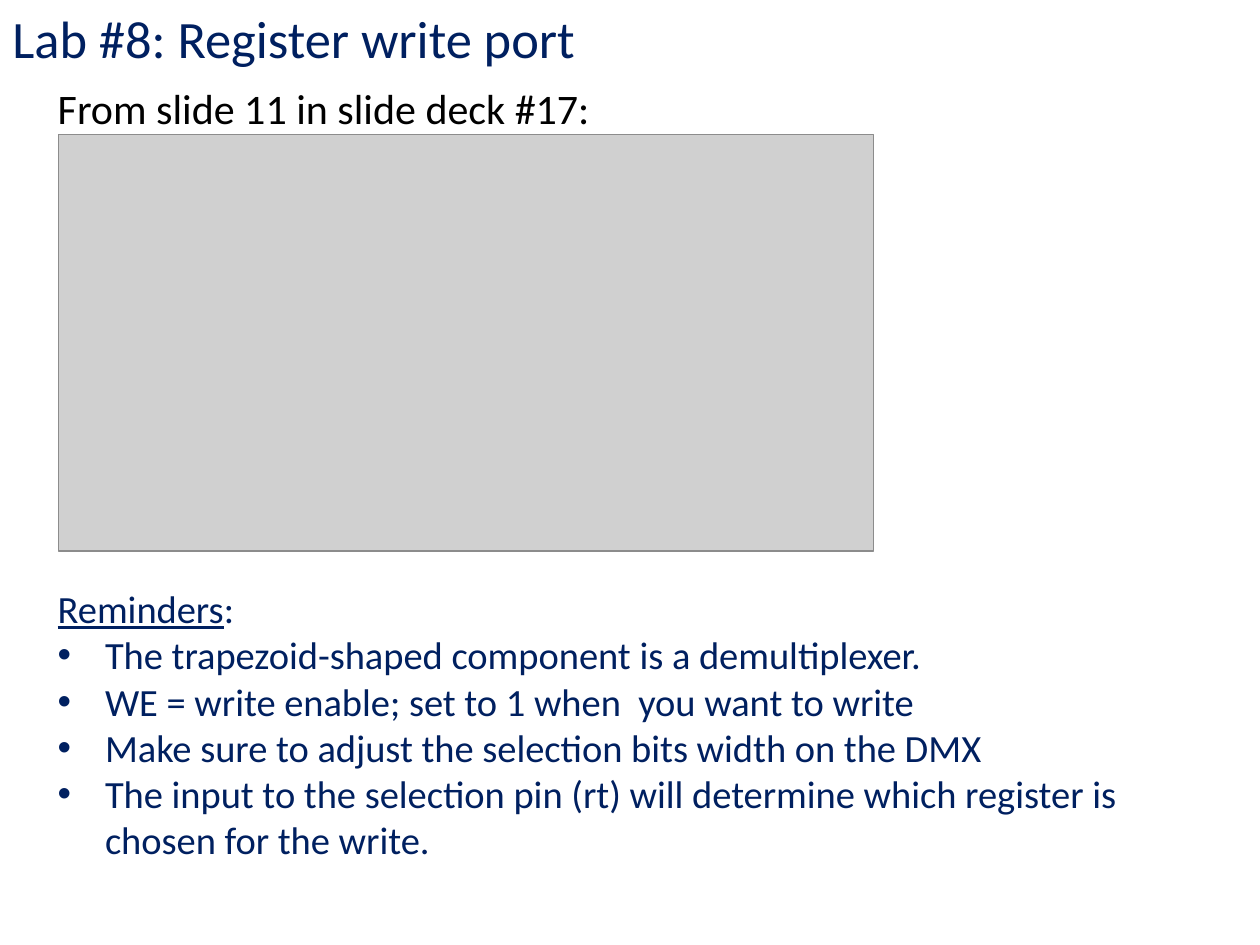
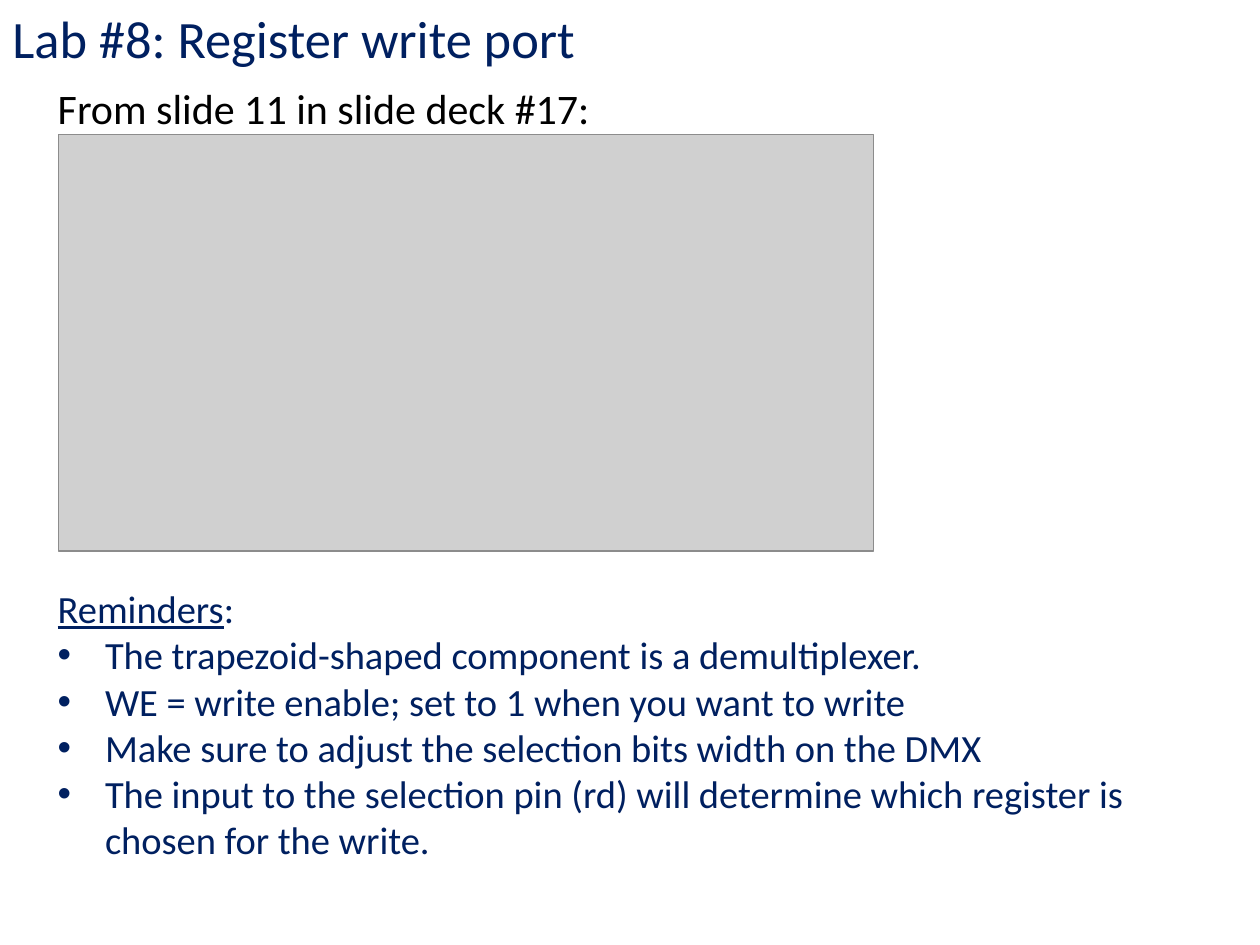
Before and after one commit to kc13/CS447JB, a slide deck: slide 7 of cs447jb_rec6_mar30_and_apr2.pptx. Drawn at 1260x945 pixels with LibreOffice and Linux fonts; fonts in the diff are those of the drawing; grey boxes stand for pictures. Boxes give left, top, right and bottom in pixels: in the first picture for what was removed or moved away, otherwise in the second. Text is boxed around its words. In the diff, an @@ line names an element or a change of style, - is before the commit and + after.

```diff
--- a/cs447jb_rec6_mar30_and_apr2.pptx
+++ b/cs447jb_rec6_mar30_and_apr2.pptx
@@ text at (x1=105, y1=780, x2=1123, y2=855): text changed @@
-• The input to the selection pin (rt) will determine which register is chosen for the write.
+• The input to the selection pin (rd) will determine which register is chosen for the write.
```
Also in this commit, not shown: 3 other slides changed.
